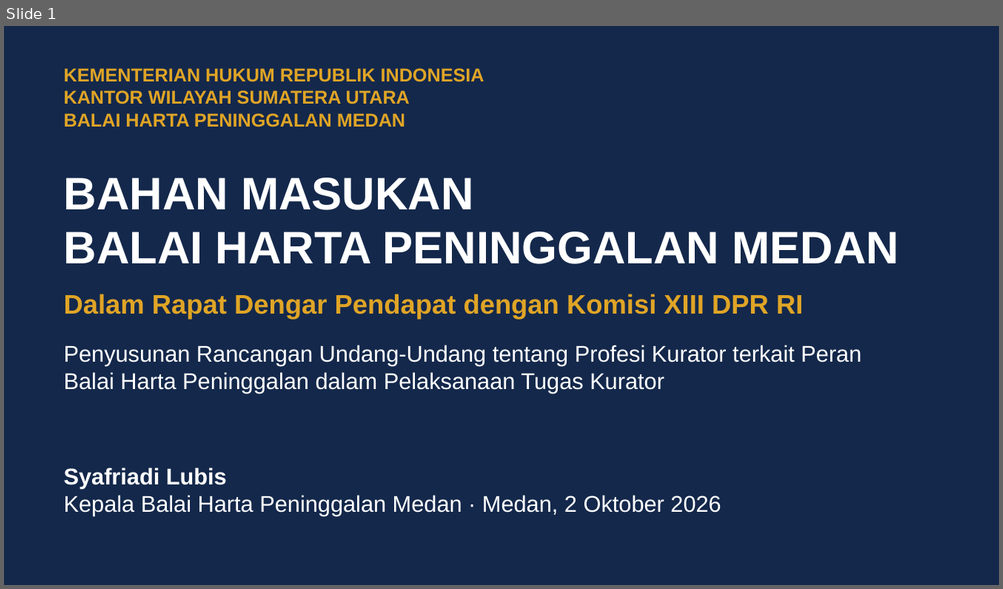
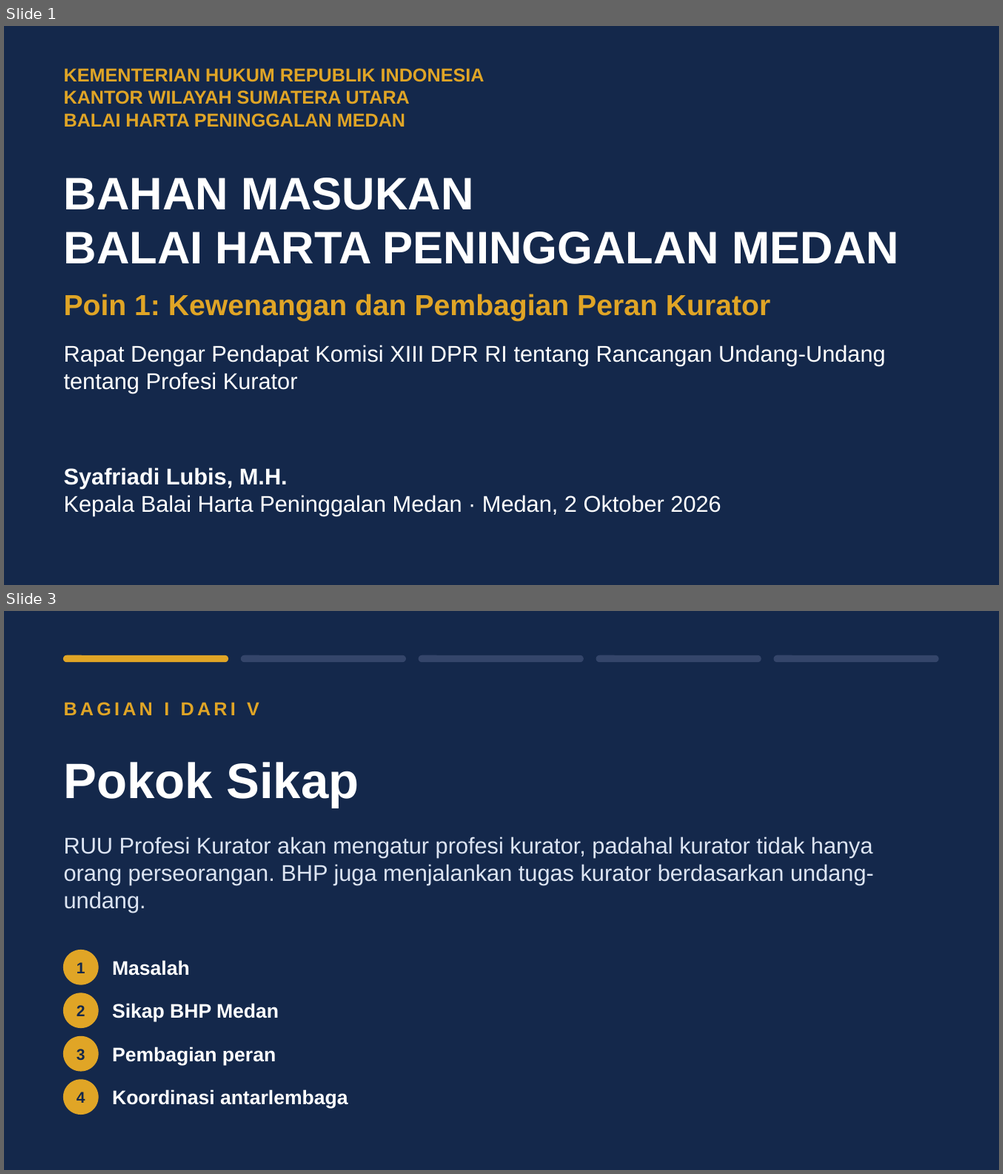
Before and after one commit to artheralawfirm-cloud/SAPAWALI, a slide deck: presentasi/Paparan_BHP_Medan_RUU_Profesi_Kurator.pptx. Shown one above the other, each under a label of ours: slide 1 before the commit, slides 1 and 3 after it; the slides between them are not shown. The pictures are 1003x589 and 1003x1174 pixels, drawn with LibreOffice and Linux fonts; fonts in the diff are those of the drawing. Boxes give left, top, right and bottom in pixels: in the first picture for what was removed or moved away, otherwise in the second. Text is boxed around its words. In the diff, an @@ line names an element or a change of style, - is before the commit and + after.

```diff
--- a/presentasi/Paparan_BHP_Medan_RUU_Profesi_Kurator.pptx
+++ b/presentasi/Paparan_BHP_Medan_RUU_Profesi_Kurator.pptx
@@ slide 3 added at [4,611,999,1170], background #14284B @@
@@ rounded rectangle added at [64,655,227,662], fill #E0A526, outline #E0A526 1 pt @@
@@ rounded rectangle added at [242,655,405,662], fill #34456A, outline #34456A 1 pt @@
@@ rounded rectangle added at [419,655,583,662], fill #34456A, outline #34456A 1 pt @@
@@ rounded rectangle added at [597,655,760,662], fill #34456A, outline #34456A 1 pt @@
@@ rounded rectangle added at [774,655,938,662], fill #34456A, outline #34456A 1 pt @@
@@ text added at [64,702,259,716], 18 pt, text #E0A526, bold @@
+BAGIAN I DARI V
@@ text added at [64,762,359,808], 48 pt, text #FFFFFF, bold @@
+Pokok Sikap
@@ text added at [64,837,874,912], 22 pt, text #DCE4F2 @@
+RUU Profesi Kurator akan mengatur profesi kurator, padahal kurator tidak hanya orang perseorangan. BHP juga menjalankan tugas kurator berdasarkan undang-undang.
@@ ellipse added at [64,951,98,985], fill #E0A526, outline #E0A526 1 pt @@
@@ text added at [77,963,85,974], 15 pt, text #14284B, bold @@
+1
@@ text added at [112,960,190,976], 19 pt, text #FFFFFF, bold @@
+Masalah
@@ ellipse added at [64,994,98,1028], fill #E0A526, outline #E0A526 1 pt @@
@@ text added at [77,1005,85,1017], 15 pt, text #14284B, bold @@
+2
@@ text added at [112,1003,279,1022], 19 pt, text #FFFFFF, bold @@
+Sikap BHP Medan
@@ ellipse added at [64,1037,98,1071], fill #E0A526, outline #E0A526 1 pt @@
@@ text added at [77,1049,85,1061], 15 pt, text #14284B, bold @@
+3
@@ text added at [112,1047,276,1065], 19 pt, text #FFFFFF, bold @@
+Pembagian peran
@@ ellipse added at [64,1080,98,1115], fill #E0A526, outline #E0A526 1 pt @@
@@ text added at [77,1092,85,1103], 15 pt, text #14284B, bold @@
+4
@@ text added at [112,1090,348,1109], 19 pt, text #FFFFFF, bold @@
+Koordinasi antarlembaga
@@ slide 1 changed as well @@
@@ text at [64,294,770,321]: text changed; size 26 to 28 pt @@
-Dalam Rapat Dengar Pendapat dengan Komisi XIII DPR RI
+Poin 1: Kewenangan dan Pembagian Peran Kurator
@@ text at [64,345,885,393]: text changed @@
-Penyusunan Rancangan Undang-Undang tentang Profesi Kurator terkait Peran Balai Harta Peninggalan dalam Pelaksanaan Tugas Kurator
+Rapat Dengar Pendapat Komisi XIII DPR RI tentang Rancangan Undang-Undang tentang Profesi Kurator
@@ text at [64,468,287,489]: text changed @@
-Syafriadi Lubis
+Syafriadi Lubis, M.H.
```
Also in this commit, not shown: 5 other slides changed, 19 other slides added, 47 slides removed, 11 other files.
